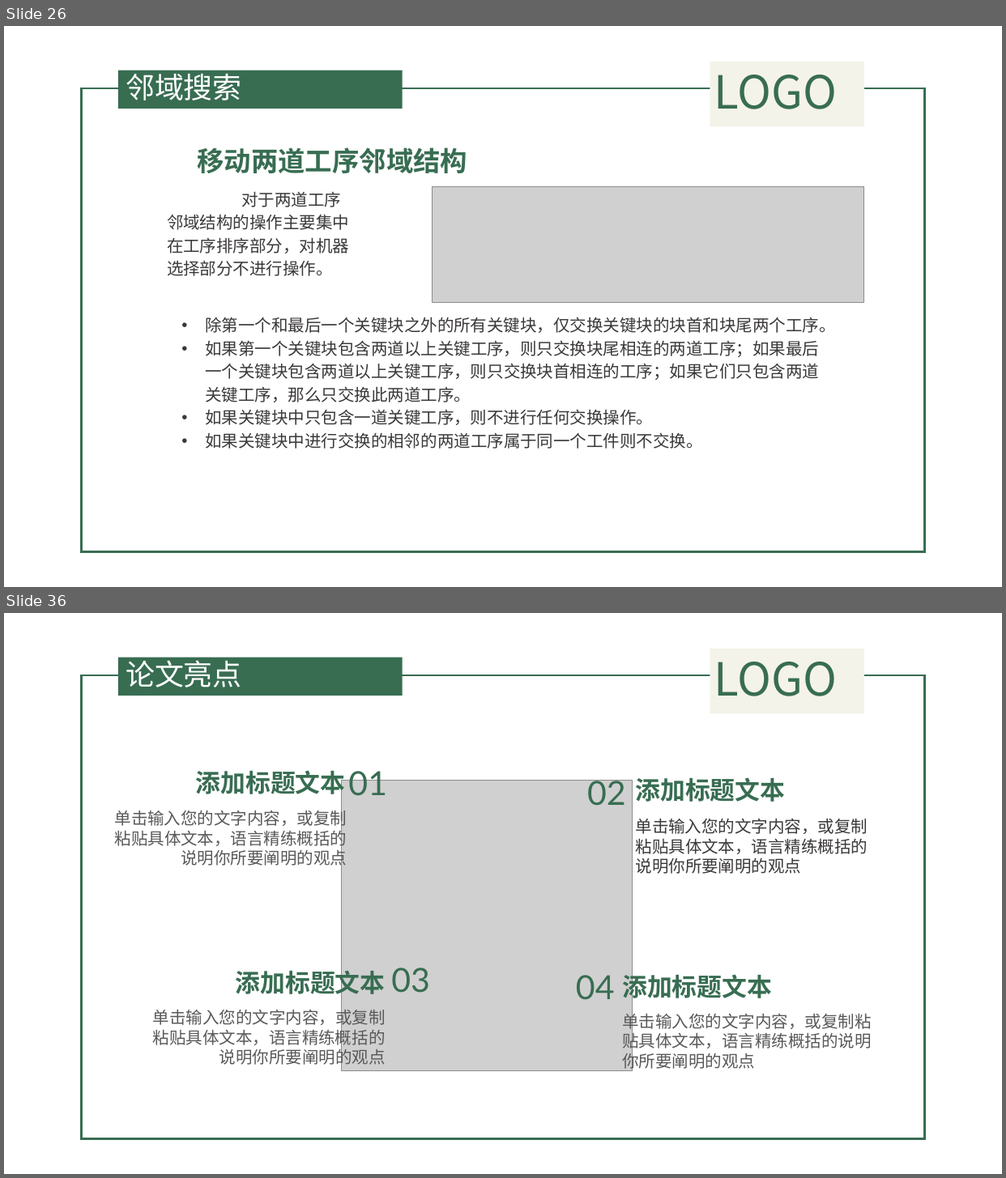
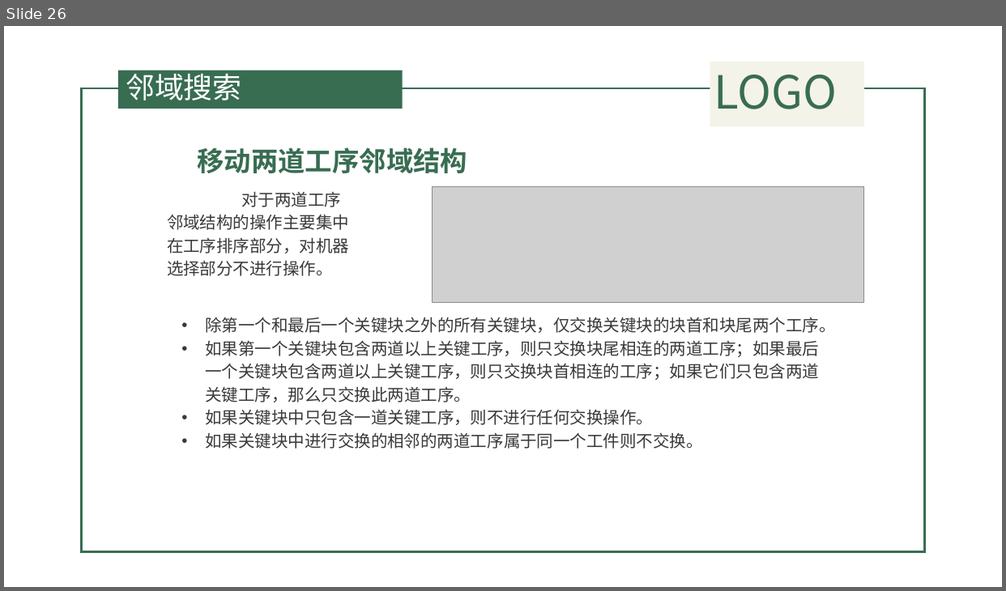
Before and after one commit to QuanQuan6/copy2, a slide deck: 遗传算法.pptx. Shown one above the other, each under a label of ours: slides 26 and 36 before the commit, slide 26 after it; the slides between them are not shown. The pictures are 1006x1178 and 1006x591 pixels, drawn with LibreOffice and Linux fonts; fonts in the diff are those of the drawing; grey boxes stand for pictures; background and template pictures are left out. Boxes give left, top, right and bottom in pixels: in the first picture for what was removed or moved away, otherwise in the second. Text is boxed around its words. In the diff, an @@ line names an element or a change of style, - is before the commit and + after.

```diff
--- a/遗传算法.pptx
+++ b/遗传算法.pptx
@@ slide 36 removed at [4, 613, 1002, 1174], background picture (left out); not listed: 4 template elements that a slide beside it also shows @@
@@ title removed at [126, 656, 242, 688] @@
-论文亮点
@@ text removed at [196, 770, 346, 798] @@
-添加标题文本
@@ picture removed at [341, 781, 632, 1072] @@
@@ text removed at [348, 766, 387, 796] @@
-01
@@ text removed at [587, 776, 626, 806] @@
-02
@@ text removed at [636, 777, 786, 802] @@
-添加标题文本
@@ text removed at [115, 808, 347, 869] @@
-单击输入您的文字内容，或复制粘贴具体文本，语言精练概括的说明你所要阐明的观点
@@ text removed at [636, 818, 868, 874] @@
-单击输入您的文字内容，或复制粘贴具体文本，语言精练概括的说明你所要阐明的观点
@@ text removed at [236, 967, 386, 999] @@
-添加标题文本
@@ text removed at [391, 968, 430, 993] @@
-03
@@ text removed at [576, 975, 615, 1000] @@
-04
@@ text removed at [622, 971, 772, 1003] @@
-添加标题文本
@@ text removed at [153, 1007, 386, 1068] @@
-单击输入您的文字内容，或复制粘贴具体文本，语言精练概括的说明你所要阐明的观点
@@ text removed at [622, 1012, 871, 1071] @@
-单击输入您的文字内容，或复制粘贴具体文本，语言精练概括的说明你所要阐明的观点
```
Also in this commit, not shown: 10 slides changed, 8 slides added, 8 other slides removed, 44 other files.
